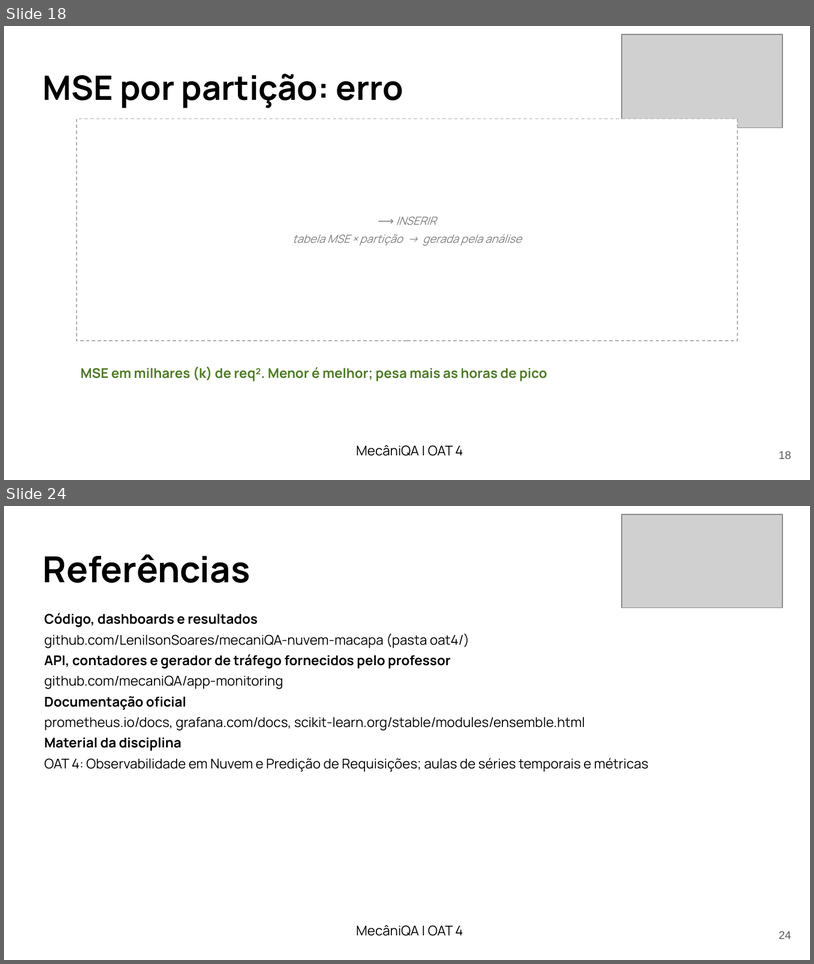
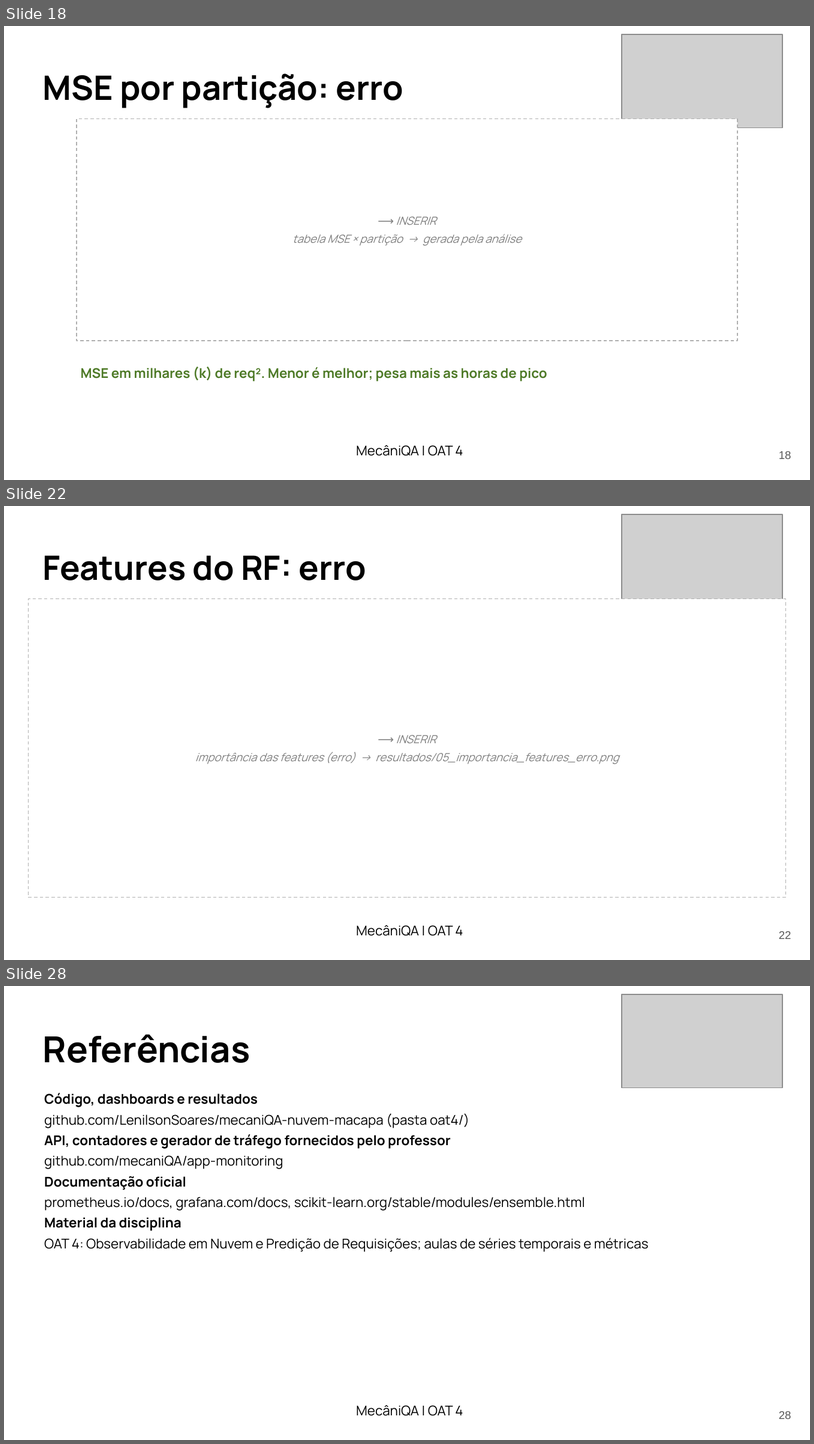
Before and after one commit to LenilsonSoares/mecaniQA-nuvem-macapa, a slide deck: oat4/apresentacao/mecaniQA_oat4_macapa.pptx. Shown one above the other, each under a label of ours: slides 18 and 24 before the commit, slides 18, 22 and 28 after it; the slides between them are not shown. The pictures are 814x964 and 814x1444 pixels, drawn with LibreOffice and Linux fonts; fonts in the diff are those of the drawing; grey boxes stand for pictures. Boxes give left, top, right and bottom in pixels: in the first picture for what was removed or moved away, otherwise in the second. Text is boxed around its words. In the diff, an @@ line names an element or a change of style, - is before the commit and + after.

Commit message:
OAT 4: um gráfico por slide também no modelo e nas features; considerações sobre o lag 24 h na conclusão

```diff
--- a/oat4/apresentacao/mecaniQA_oat4_macapa.pptx
+++ b/oat4/apresentacao/mecaniQA_oat4_macapa.pptx
@@ slide 22 added at [4, 506, 810, 960], background #FFFFFF @@
@@ picture added at [623, 514, 783, 607] @@
@@ text added at [43, 555, 366, 580], 30 pt, text #000000, bold @@
+Features do RF: erro
@@ rectangle added at [28, 599, 786, 897], fill #FFFFFF, outline #B0B0B0 0.75 pt dashed @@
@@ text added at [195, 735, 619, 764], 10 pt, text #808080, italic @@
+⟶ INSERIR
+importância das features (erro) → resultados/05_importancia_features_erro.png
@@ text added at [356, 925, 463, 936], 12 pt, text #000000 @@
+MecâniQA | OAT 4
@@ page number added at [779, 931, 792, 939], 10 pt, text #595959 @@
+22
@@ what was slide 24 is now slide 28 @@
@@ page number at [779, 1411, 792, 1419]: text changed @@
-24
+28
```
Also in this commit, not shown: 6 slides changed, 3 other slides added, 2 other files.
